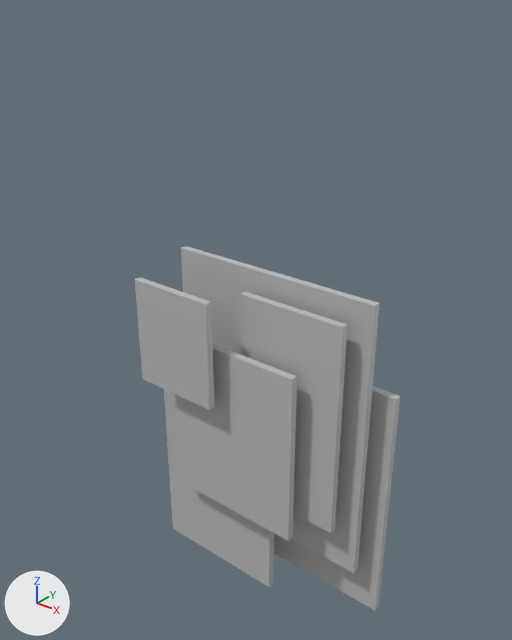
The FBX model Assets/Models/Enemy_Cyber_Undefined.fbx: old version first, new version second.
Camera for both pictures: a camera (50 mm lens) standing at (0.992, -1.31, 1.062) and looking at (-0.056, 0.0, 0.25). Arrows for +X, +Y and +Z are at lower left; the lights stay in place. Where no turn or scale is listed for an object, it has been applied to the vertices.
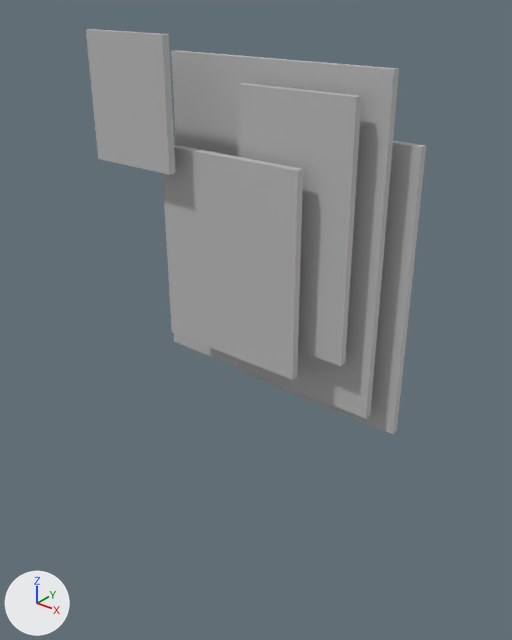
Changed parts and their boxes (x1, y1, x2, y2) in the pictures (512 x 640 px):
'pPlane5', moved: before (175, 344, 297, 541); after (163, 145, 303, 380)
'pPlane1', moved: before (181, 246, 380, 573); after (171, 50, 399, 419)
'pPlane3', moved: before (240, 292, 347, 533); after (238, 83, 362, 366)
'pPlane2', moved: before (135, 277, 214, 410); after (86, 29, 176, 175)
'pPlane4', moved: before (274, 386, 400, 610); after (237, 141, 426, 434)
'pPlane6', moved: before (164, 389, 274, 587); after (174, 333, 234, 366)

The change, as a list of edits to the scene's bpy script:
```text
Change ob_pplane2:
    ob_pplane2.location: (-0.2, -0.15, 0.2) -> (-0.3, -0.15, 0.8)
Change ob_pplane5:
    ob_pplane5.location: (-0.05, -0.1, -0.05) -> (-0.05, -0.1, 0.45)
Change ob_pplane1:
    ob_pplane1.location: (0.0, 0.0, 0.0) -> (0.0, 0.0, 0.5)
Change ob_pplane3:
    ob_pplane3.location: (0.1, -0.05, 0.05) -> (0.1, -0.05, 0.55)
Change ob_pplane4:
    ob_pplane4.location: (0.1, 0.05, -0.2) -> (0.1, 0.05, 0.4)
Change ob_pplane6:
    ob_pplane6.location: (-0.15, -0.05, -0.3) -> (-0.25, 0.1, 0.3)
```
